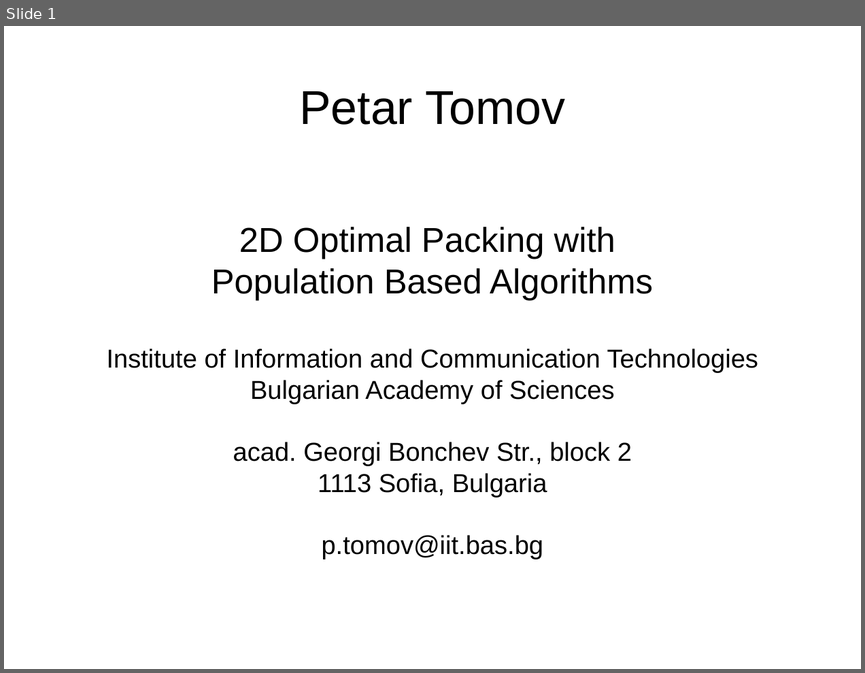
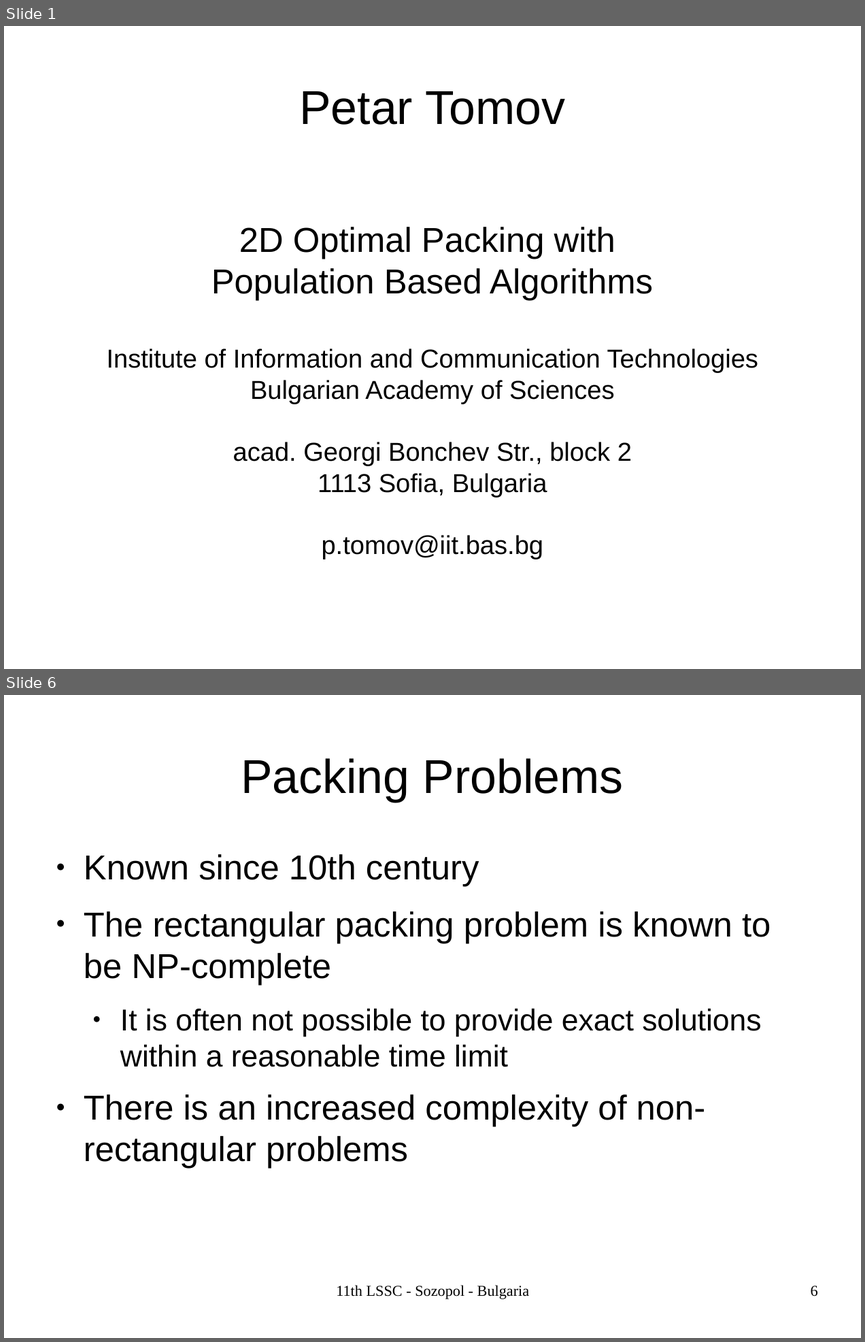
Before and after one commit to TodorBalabanov/Large-Scale-Scientific-Computations-2017, a slide deck: 2dOptimalCuttingWithPopulationBasedAlgorithms.odp. Shown one above the other, each under a label of ours: slide 1 before the commit, slides 1 and 6 after it; the slides between them are not shown. The pictures are 865x673 and 865x1342 pixels, drawn with LibreOffice and Linux fonts; fonts in the diff are those of the drawing; background and template pictures are left out. Boxes give left, top, right and bottom in pixels: in the first picture for what was removed or moved away, otherwise in the second. Text is boxed around its words. In the diff, an @@ line names an element or a change of style, - is before the commit and + after.

```diff
--- a/2dOptimalCuttingWithPopulationBasedAlgorithms.odp
+++ b/2dOptimalCuttingWithPopulationBasedAlgorithms.odp
@@ slide 6 added at (4, 695, 861, 1338), background picture (left out) @@
@@ title added at (241, 758, 623, 802), 44 pt, text #000000 @@
+Packing Problems
@@ text added at (84, 854, 770, 1168), 32 pt, text #000000 @@
+● Known since 10th century
+● The rectangular packing problem is known to be NP-complete
+  ● It is often not possible to provide exact solutions within a reasonable time limit
+● There is an increased complexity of non-rectangular problems
@@ text added at (336, 1285, 530, 1299), 14 pt, text #000000 @@
+11th LSSC - Sozopol - Bulgaria
@@ page number added at (810, 1285, 818, 1296), 14 pt, text #000000 @@
+6
```
Also in this commit, not shown: 2 other slides changed, 17 other slides added, 1 other file.
